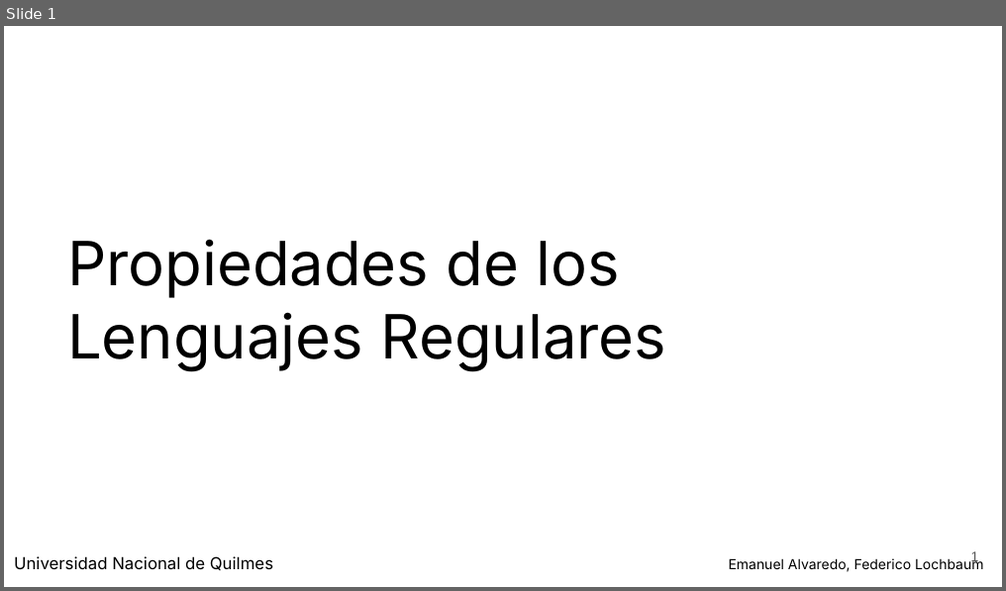
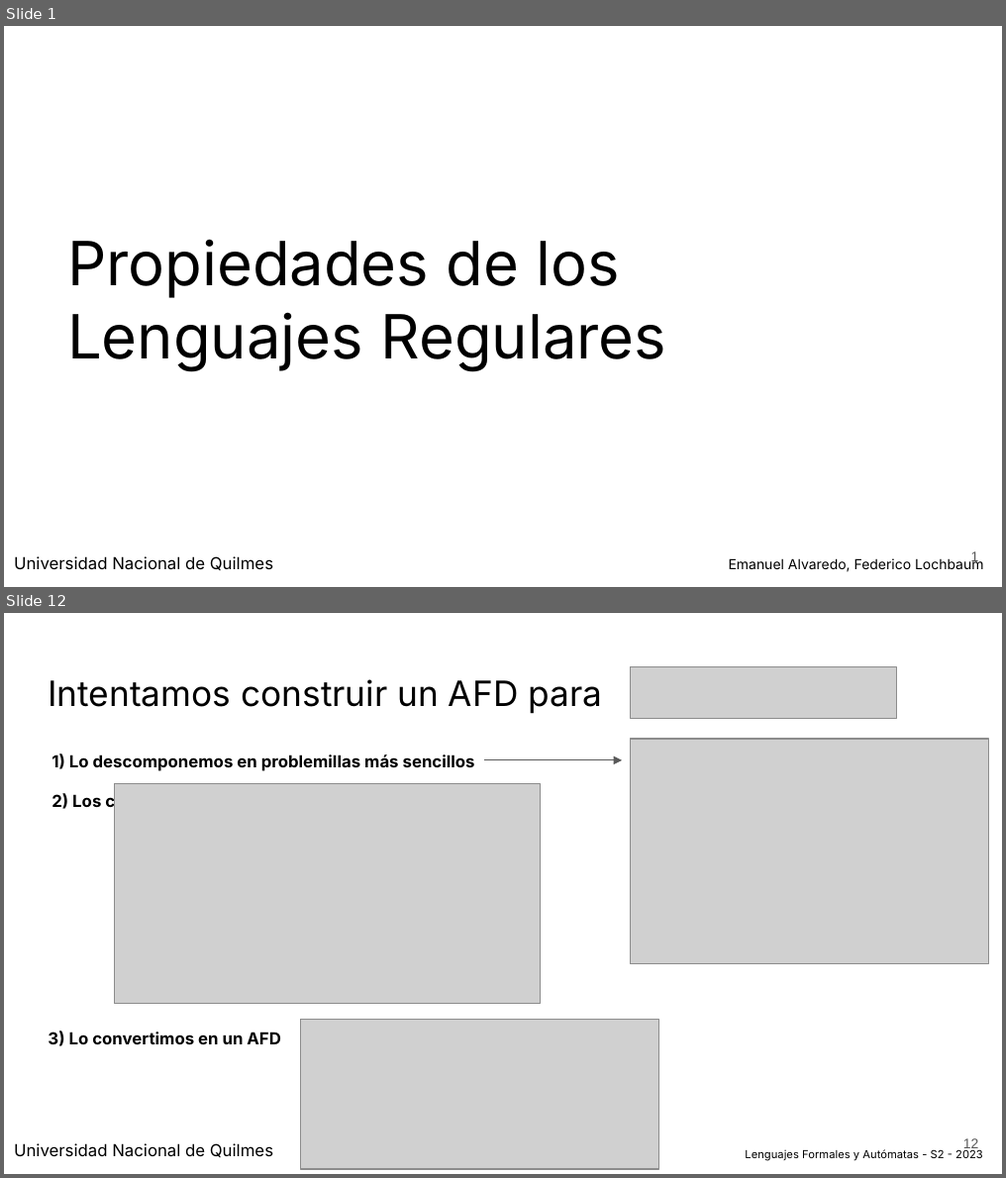
Before and after one commit to FedeLoch/LFA-UNQ-TEO, a slide deck: pptx/LFA T7 ( Propiedades L Regulares ) - 2023 - S2.pptx. Shown one above the other, each under a label of ours: slide 1 before the commit, slides 1 and 12 after it; the slides between them are not shown. The pictures are 1006x591 and 1006x1178 pixels, drawn with LibreOffice and Linux fonts; fonts in the diff are those of the drawing; grey boxes stand for pictures. Boxes give left, top, right and bottom in pixels: in the first picture for what was removed or moved away, otherwise in the second. Text is boxed around its words. In the diff, an @@ line names an element or a change of style, - is before the commit and + after.

```diff
--- a/pptx/LFA T7 ( Propiedades L Regulares ) - 2023 - S2.pptx
+++ b/pptx/LFA T7 ( Propiedades L Regulares ) - 2023 - S2.pptx
@@ slide 12 added at <box>4,613,1002,1174</box>, background #FFFFFF @@
@@ picture added at <box>630,666,896,718</box> @@
@@ title added at <box>48,679,602,714</box>, 25.2 pt, text #000000 @@
+Intentamos construir un AFD para
@@ text added at <box>48,755,475,1047</box>, 12 pt, text #000000, bold @@
+1) Lo descomponemos en problemillas más sencillos
+2) Los combinamos
+3) Lo convertimos en un AFD
@@ arrow added from (484, 761) to (622, 761), #595959 0.75 pt @@
@@ picture added at <box>630,739,988,964</box> @@
@@ picture added at <box>114,783,540,1004</box> @@
@@ picture added at <box>300,1019,658,1168</box> @@
@@ subtitle added at <box>14,1144,273,1157</box>, 12 pt, text #000000 @@
+Universidad Nacional de Quilmes
@@ page number added at <box>963,1139,979,1153</box>, 10 pt, text #595959 @@
+12
@@ text added at <box>745,1150,983,1161</box>, 8 pt, text #000000 @@
+Lenguajes Formales y Autómatas - S2 - 2023
```
Also in this commit, not shown: 31 other slides added, 3 other files.
